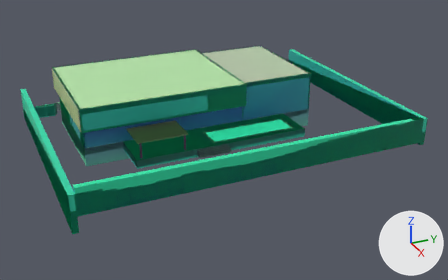
Before and after pictures for a commit that changed the glTF model models/villa/villa.glb.
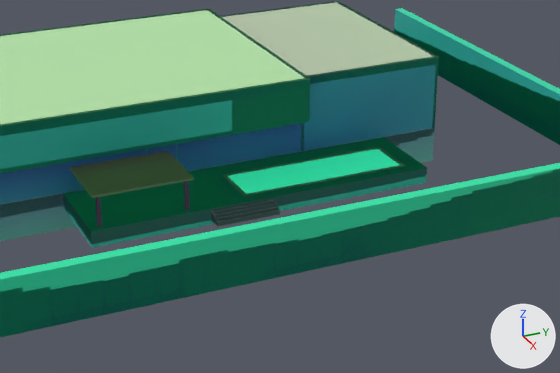
Each version is shown whole from a 50 mm camera at (136.7, -41.3, 65.3) aimed at (36.9, 3.6, 15.4), then close up on the part from 20% to 83% of the width and 16% to 83% of the height. The lights are fixed; the arrows at lower right show +X, +Y and +Z. The older version's two pictures come first. Objects named as collision shapes, trigger or cutter boxes, shadow casters or lower levels of detail are left out. Vertices at exactly the same position are counted once.

In view in the first close-up: 'Villa', 'Villa_far', 'Villa_lod1'.
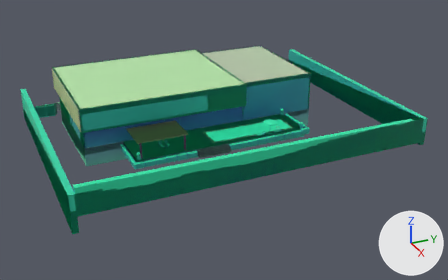
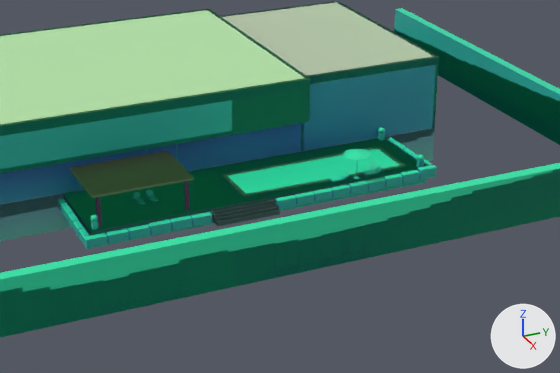
Diff of the bpy script that builds the scene:
```diff
--- a/models/villa/villa.glb.py
+++ b/models/villa/villa.glb.py
@@ me_villa @@
 # used by ob_villa; location = (0.0, 0.0, 0.0)
-me_villa.from_pydata(...)  # 36141 vertices, 61410 faces; spans x 9.2..58.0, y -30.0..34.0, z 14.8..26.3
+me_villa.from_pydata(...)  # 35925 vertices, 60978 faces; spans x 9.2..58.0, y -30.0..34.0, z 14.8..26.3
+# me_villa part 1: 216 vertices removed from x 38.2..43.3, y -1.3..15.4, z 18.4
+# me_villa part 2: 16948 kept faces spanning x 9.2..58.0, y -30.0..34.0, z 14.8..26.3 get new vertex colours
 me_villa.materials.append(mat_render_white)
@@ me_villa_kit @@
+me_villa_kit.from_pydata(...)  # 5591 vertices, 10534 faces; spans x 36.2..45.2, y -16.7..17.7, z 17.1..21.2
+# faces by material slot: [3212, 2096, 3276, 1950]
+me_villa_kit.materials.append(mat_stone_blue)
+me_villa_kit.materials.append(mat_metal_dark)
+me_villa_kit.materials.append(mat_concrete_soffit)
+me_villa_kit.materials.append(mat_hedge)
@@ ob_villa_kit @@
+ob_villa_kit = bpy.data.objects.new('Villa_kit', me_villa_kit)
+ob_villa_kit.location = (0.0, 0.0, 0.0)
```

Boxes [x1, y1, x2, y2] around the edits, measured in the close-ups (560 x 373 px):
'Villa_kit', added: after [58, 127, 437, 249]
    faces in mat_hedge: [58, 127, 437, 249]
    faces in mat_concrete_soffit: [133, 149, 382, 204]
    faces in mat_stone_blue: [223, 147, 405, 196]
    faces in mat_metal_dark: [91, 132, 424, 230]
part 1 of me_villa, deleted: before [223, 147, 405, 196]
part 2 of me_villa, edited (looks the same): [0, 30, 560, 328] in both
